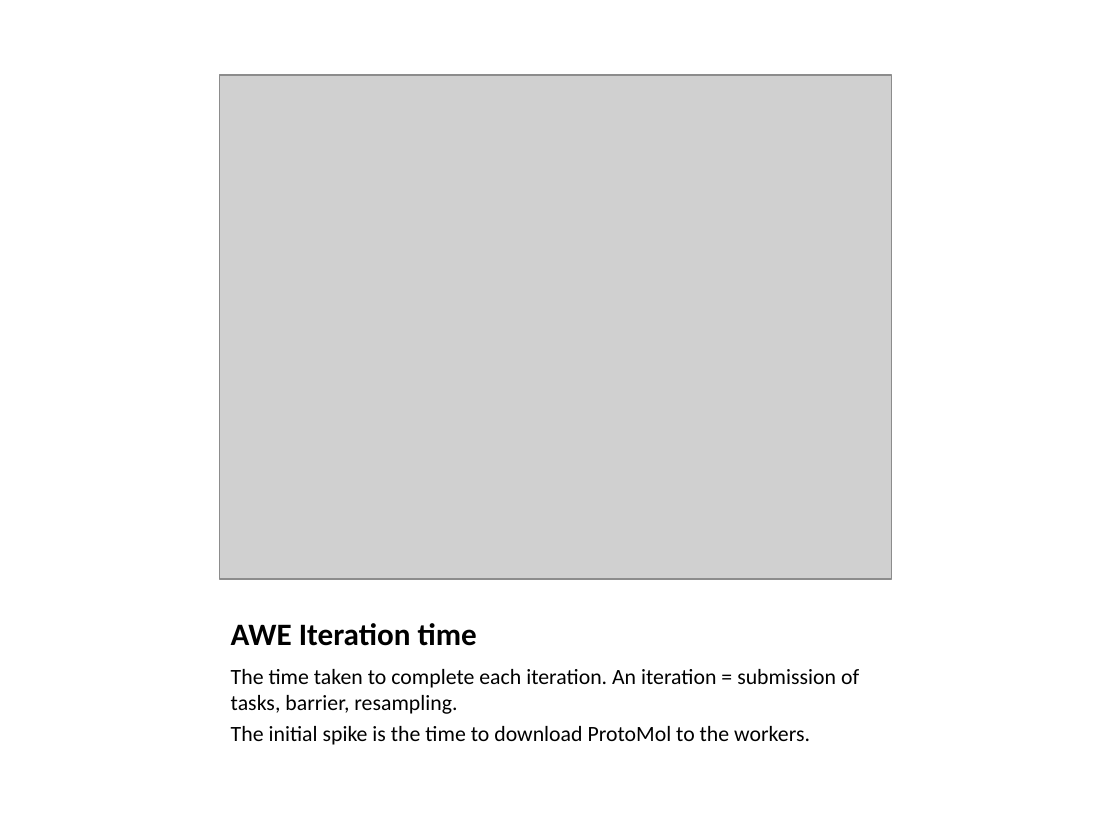
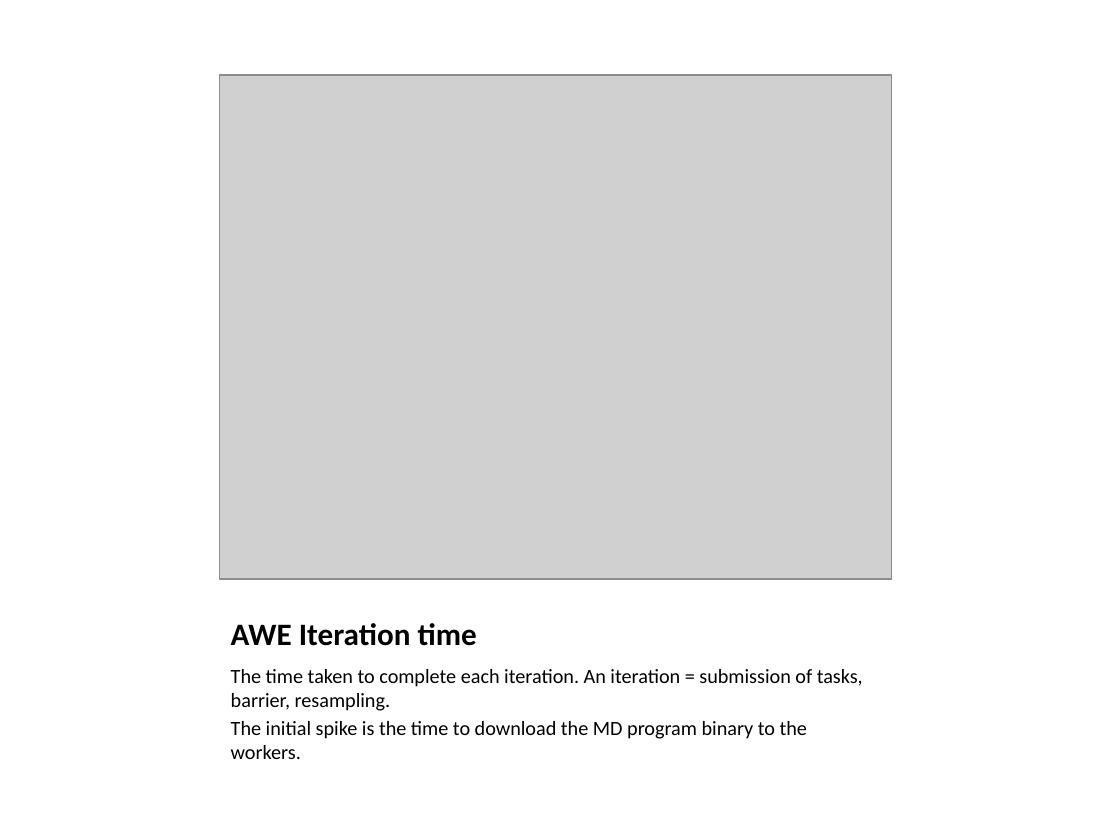
Before and after one commit to cooperative-computing-lab/awe, a slide deck: slide 12 of stats.has-plots/summary.pptx. Drawn at 1120x840 pixels with LibreOffice and Linux fonts; fonts in the diff are those of the drawing; grey boxes stand for pictures. Boxes give left, top, right and bottom in pixels: in the first picture for what was removed or moved away, otherwise in the second. Text is boxed around its words. In the diff, an @@ line names an element or a change of style, - is before the commit and + after.

```diff
--- a/stats.has-plots/summary.pptx
+++ b/stats.has-plots/summary.pptx
@@ text at <box>231,669,863,711</box>: size 14 to 12.9 pt in "The time taken to complete each iteration. ..." @@
@@ text at <box>231,721,807,759</box>: text changed; size 14 to 12.9 pt @@
-The initial spike is the time to download ProtoMol to the workers.
+The initial spike is the time to download the MD program binary to the workers.
```
Also in this commit, not shown: 4 other slides changed.
